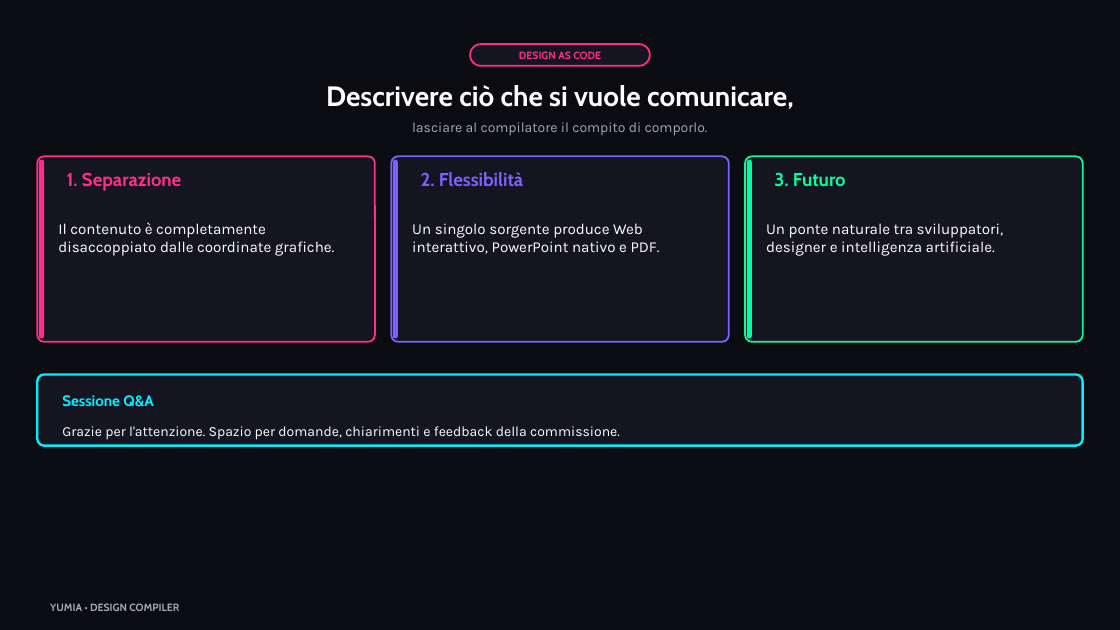
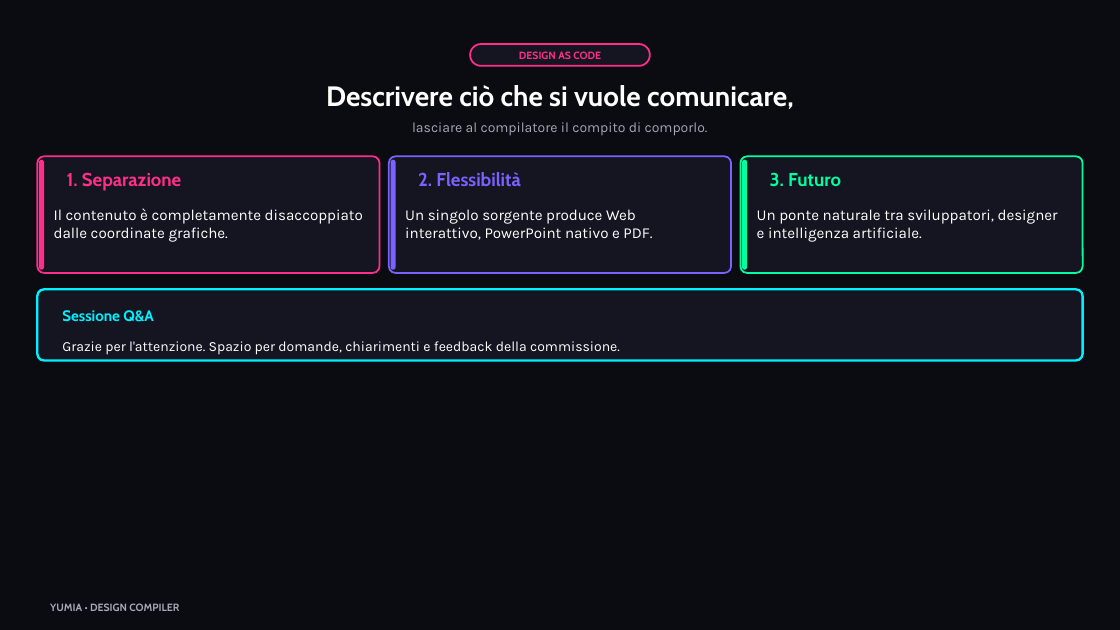
Before and after one commit to biagio-scaglia/Yumia-MD, a slide deck: slide 15 of presentation.pptx. Drawn at 1120x630 pixels with LibreOffice and Linux fonts; fonts in the diff are those of the drawing. Boxes give left, top, right and bottom in pixels: in the first picture for what was removed or moved away, otherwise in the second. Text is boxed around its words. In the diff, an @@ line names an element or a change of style, - is before the commit and + after.

Commit message:
fix(layout,html): prevent grid cards from overflowing slide height
Tighten paragraph/list estimates, densify card packing, and equalize row heights so uneven bullet columns stay closed within 16:9.

```diff
--- a/presentation.pptx
+++ b/presentation.pptx
@@ rounded rectangle: place and size @@
-rounded rectangle at [37, 156, 375, 342]
+rounded rectangle at [37, 156, 379, 273]
@@ rounded rectangle: place and size @@
-rounded rectangle at [39, 160, 44, 339]
+rounded rectangle at [39, 160, 44, 270]
@@ rounded rectangle: place and size @@
-rounded rectangle at [392, 156, 729, 342]
+rounded rectangle at [389, 156, 731, 273]
@@ rounded rectangle: place and size @@
-rounded rectangle at [393, 160, 398, 339]
+rounded rectangle at [391, 160, 396, 270]
@@ proportions changed in 3 elements at [389, 156, 731, 273], [37, 156, 379, 273], [740, 156, 1082, 273] @@
@@ rounded rectangle: place and size @@
-rounded rectangle at [745, 156, 1083, 342]
+rounded rectangle at [740, 156, 1082, 273]
@@ rounded rectangle: place and size @@
-rounded rectangle at [747, 160, 752, 339]
+rounded rectangle at [742, 160, 747, 270]
@@ text "3. Futuro": place and size @@
-text "3. Futuro" at [774, 172, 846, 187]
+text "3. Futuro" at [770, 172, 841, 187]
@@ text "Il contenuto è completamente disaccoppiato ..." rewrapped from [58, 222, 334, 256] to [54, 208, 363, 242] @@
@@ text "Un singolo sorgente produce Web ...": place and size @@
-text "Un singolo sorgente produce Web ..." at [412, 223, 660, 254]
+text "Un singolo sorgente produce Web ..." at [405, 209, 652, 240]
@@ text "Un ponte naturale tra sviluppatori, ..." rewrapped from [766, 223, 1004, 256] to [757, 209, 1058, 242] @@
@@ 2 texts, 1 rounded rectangle: place and size @@
-2 texts, 1 rounded rectangle at [37, 375, 1082, 446]
+2 texts, 1 rounded rectangle at [37, 289, 1082, 360]
```
Also in this commit, not shown: 12 other slides changed, 6 other files.
